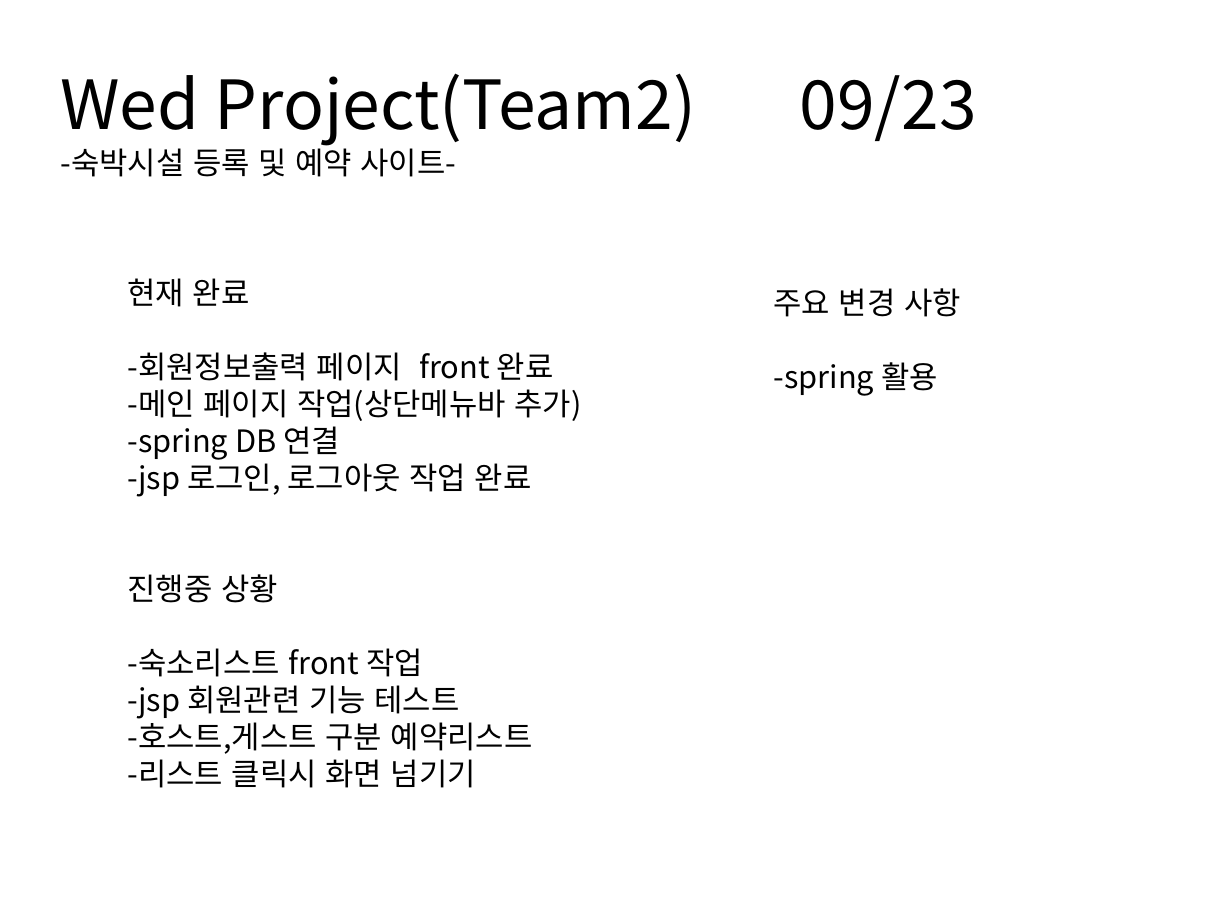
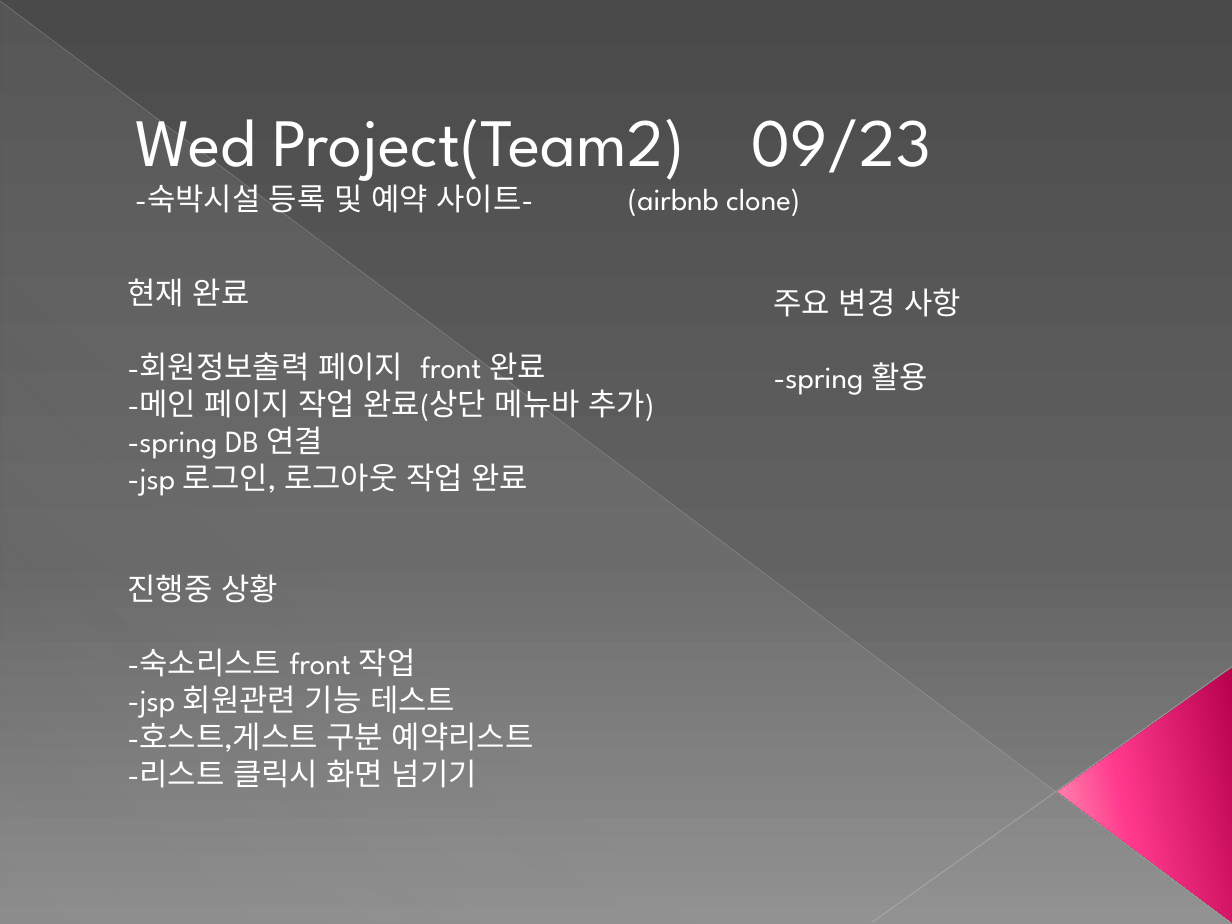
Before and after one commit to HyoJip/team2, a slide deck: slide 1 of ppt/Team2(9-23).pptx. Drawn at 1232x924 pixels with LibreOffice and Linux fonts; fonts in the diff are those of the drawing. Boxes give left, top, right and bottom in pixels: in the first picture for what was removed or moved away, otherwise in the second. Text is boxed around its words. In the diff, an @@ line names an element or a change of style, - is before the commit and + after.

Commit message:
ppt 배경변경

```diff
--- a/ppt/Team2(9-23).pptx
+++ b/ppt/Team2(9-23).pptx
@@ background #FFFFFF to gradient #4A4A4A to #626262 to #8C8C8C @@
@@ line added from (0, 1) to (1231, 923), #BFBFBF 0.39 pt @@
@@ right triangle added at (1, 2, 1231, 924), fill gradient #D2D2D2 @@
@@ title "Wed Project(Team2) 09/23": place and size @@
-title "Wed Project(Team2) 09/23" at (60, 73, 696, 177)
+title "Wed Project(Team2) 09/23" at (135, 119, 931, 216)
@@ title "Wed Project(Team2) 09/23" at (135, 119, 931, 216): vertical alignment middle to bottom @@
@@ title at (135, 119, 931, 186): font Noto Sans CJK KR to League Spartan, text colour #000000 to #FFFFFF in "Wed Project(Team2) 09/23"; indent changed @@
@@ title at (135, 179, 800, 216): text changed; font Noto Sans CJK KR to League Spartan; text colour #000000 to #FFFFFF @@
--숙박시설 등록 및 예약 사이트-
+-숙박시설 등록 및 예약 사이트- (airbnb clone)
@@ text at (128, 278, 546, 788): font Noto Sans CJK KR to League Spartan, text colour #000000 to #FFFFFF in "현재 완료", "-회원정보출력 페이지 front 완료", "-spring DB 연결", "-jsp 로그인, 로그아웃 작업 완료" and 5 more places @@
@@ text "주요 변경 사항" at (774, 288, 961, 395): font Noto Sans CJK KR to League Spartan, text colour #000000 to #FFFFFF @@
@@ text at (128, 389, 655, 421): text changed; font Noto Sans CJK KR to League Spartan; text colour #000000 to #FFFFFF @@
--메인 페이지 작업(상단메뉴바 추가)
+-메인 페이지 작업 완료(상단 메뉴바 추가)
@@ line added from (1232, 667) to (871, 923), #C6C6C6 0.47 pt @@
@@ triangle added at (1058, 668, 1232, 923), fill gradient #B8014E to #FF388C to #FF9CB9 @@
```
Also in this commit, not shown: 6 other slides changed, 1 slide added.
